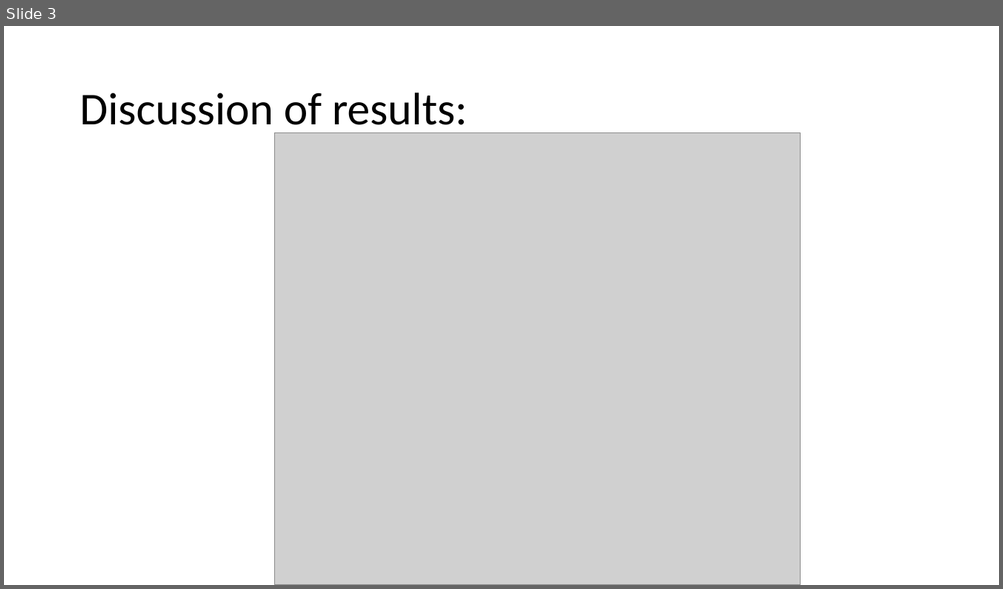
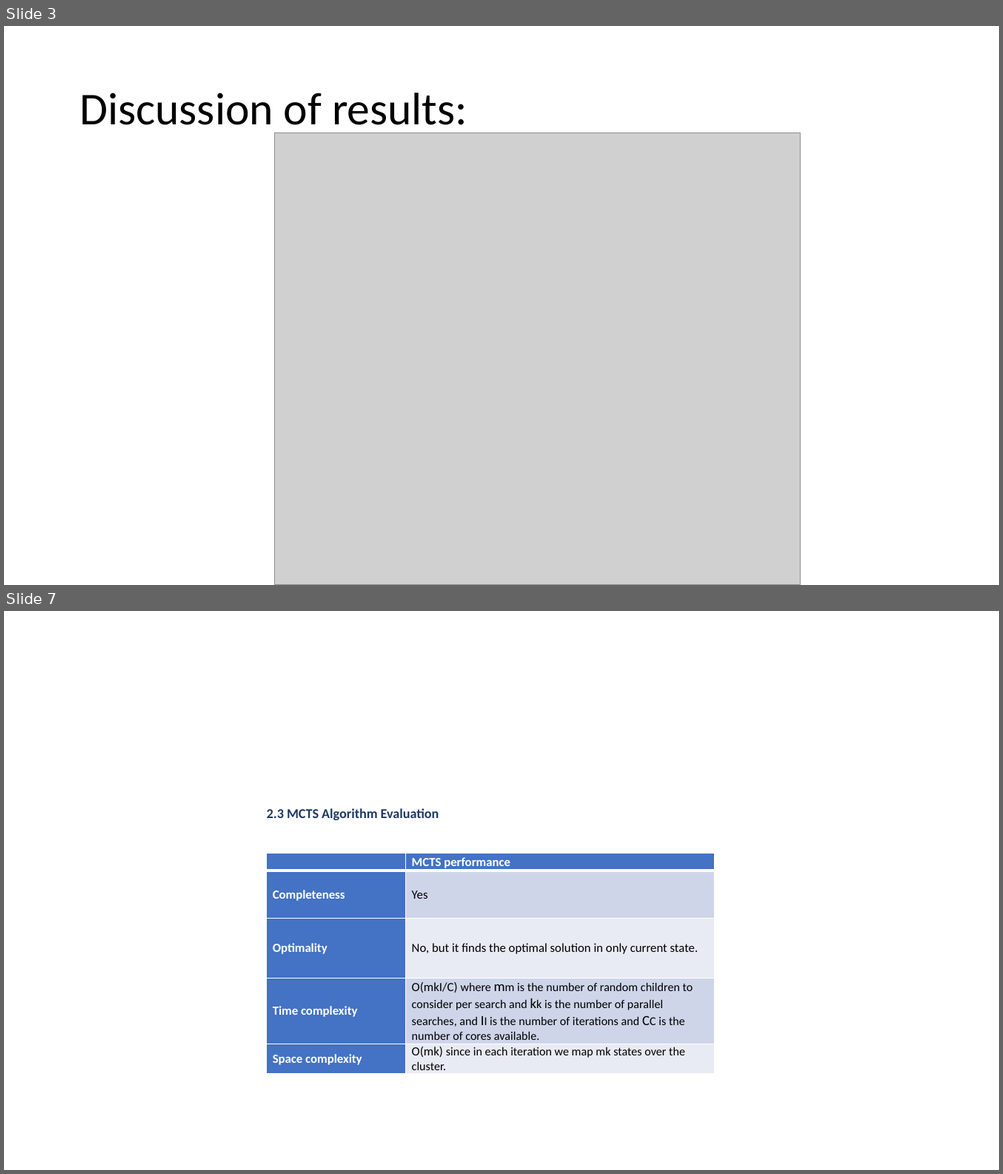
Before and after one commit to GhadeerQalas/AI-Project, a slide deck: p1.pptx. Shown one above the other, each under a label of ours: slide 3 before the commit, slides 3 and 7 after it; the slides between them are not shown. The pictures are 1003x589 and 1003x1174 pixels, drawn with LibreOffice and Linux fonts; fonts in the diff are those of the drawing; grey boxes stand for pictures. Boxes give left, top, right and bottom in pixels: in the first picture for what was removed or moved away, otherwise in the second. Text is boxed around its words. In the diff, an @@ line names an element or a change of style, - is before the commit and + after.

```diff
--- a/p1.pptx
+++ b/p1.pptx
@@ slide 7 added at <box>4,611,999,1170</box>, background #FFFFFF @@
@@ text added at <box>267,809,439,820</box>, 13 pt, text #1F3864, bold @@
+2.3 MCTS Algorithm Evaluation
@@ table added at <box>267,854,715,1073</box>, 5 rows, 2 columns @@
+ | MCTS performance
+Completeness | Yes
+Optimality | No, but it finds the optimal solution in only current state.
+Time complexity | O(mkI/C) where mm is the number of random children to consider per search and kk is the number of parallel searches, and II is the number of iterations and CC is the number of cores available.
+Space complexity | O(mk) since in each iteration we map mk states over the cluster.
```
Also in this commit, not shown: 3 other slides added.
